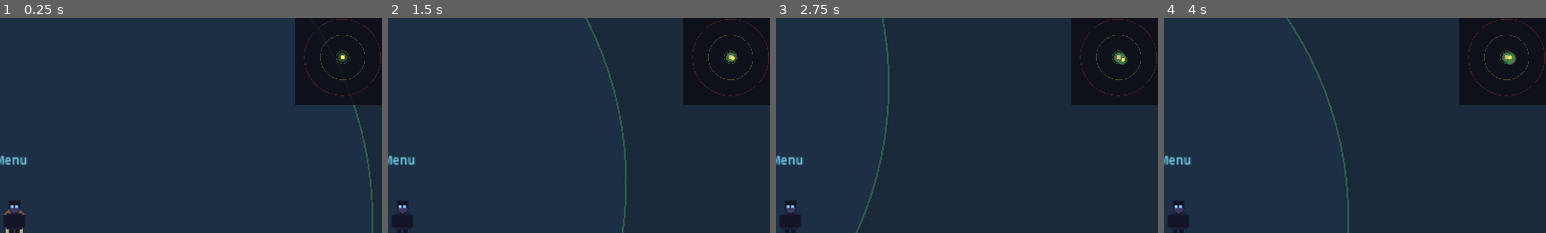
Above: before the commit, frames 1-4 (left to right).
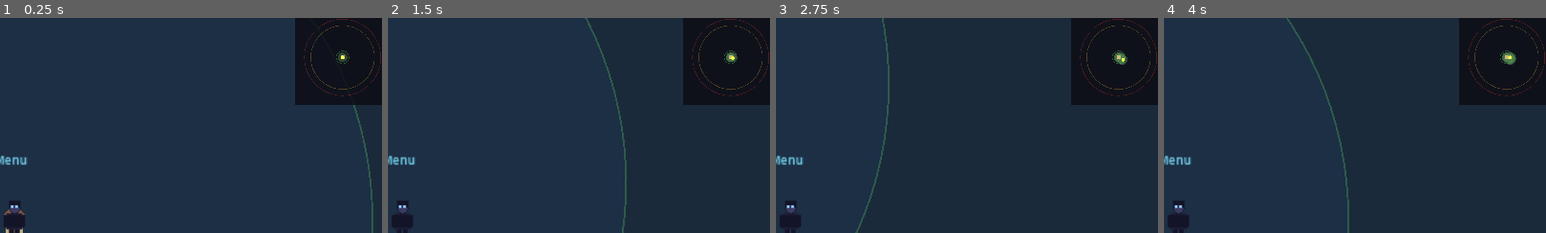
Above: after the commit, the same moments.

Repository: cbradshaw11/game-concept
Game: Godot game, scene res://scenes/world/world_scene.tscn
Same seed, same stepped clock (60 frames per second), same inputs: the game is played once before the commit and once after it.
Inputs (mouse positions are % of the whole screen's width and height, from its top left):
- Up to frame 1 (0.25 s): no input
- Up to frame 2 (1.5 s): tap Enter at 0.5 s; move the mouse to (72, 45) at 0.52 s; hold Right (ui_right) 0.53-1.28 s; tap Space (attack) at 0.6 s; click (72, 45) at 0.67 s; move the mouse to (30, 55) at 1.27 s; hold Down (ui_down) from 1.28 s (still down); tap R (attack_magic) at 1.35 s
- Up to frame 3 (2.75 s): move the mouse to (60, 28) at 2.02 s; release Down (ui_down) at 2.03 s; hold Right (ui_right) from 2.03 s (still down); tap Z (attack_melee) at 2.1 s
- Up to frame 4 (4 s): move the mouse to (45, 70) at 2.77 s; release Right (ui_right) at 2.78 s; hold Up (ui_up) 2.78-3.53 s; tap Q (attack_ranged) at 2.85 s; click (45, 70) at 2.92 s; move the mouse to (80, 65) at 3.52 s; hold Left (ui_left) from 3.53 s (still down); tap X (guard) at 3.6 s
The pictures show only the part of the screen within x 48-98%, y 3-53%; the shares and areas given below are measured in that part.

The runs differ from the first frame. In frame 1, 0.2% of the frame differs, in the area x 81-98%, y 3-34%; in frame 2, 0.2%; in frame 3, 0.2%; in frame 4, 0.2%.

Commit message:
fix: mid ring to 2000, clamp player dot to minimap bounds

Diff:
--- a/game/scenes/world/world_scene.gd
+++ b/game/scenes/world/world_scene.gd
@@ -568,7 +568,7 @@
 	zone_markers.add_child(sanctuary_fill)
 	# Draw colored ring outlines
 	_add_ring_outline(400.0, Color(0.4, 0.9, 0.4, 0.25))
-	_add_ring_outline(1400.0, Color(0.9, 0.7, 0.2, 0.25))
+	_add_ring_outline(2000.0, Color(0.9, 0.7, 0.2, 0.25))
 	_add_ring_outline(2400.0, Color(0.9, 0.2, 0.2, 0.25))
 
 func _add_ring_outline(radius: float, color: Color) -> void:
@@ -694,7 +694,7 @@
 	# Zone ring outlines
 	var rings := [
 		[400.0, Color(0.4, 0.9, 0.4, 0.3)],
-		[1400.0, Color(0.9, 0.7, 0.2, 0.3)],
+		[2000.0, Color(0.9, 0.7, 0.2, 0.3)],
 		[2400.0, Color(0.9, 0.2, 0.2, 0.3)],
 	]
 	for ring_data in rings:
@@ -705,8 +705,11 @@
 	control.draw_rect(Rect2(center - Vector2(3, 3), Vector2(6, 6)), Color(0.85, 0.75, 0.5, 0.9))
 
 	# Player dot
+	var dot_r: float = 3.0 * (map_size / 160.0)
 	var player_map_pos: Vector2 = (player.position - HOME_POS) * scale_factor + center
-	control.draw_circle(player_map_pos, 3.0 * (map_size / 160.0), Color(1.0, 1.0, 0.3, 1.0))
+	player_map_pos.x = clampf(player_map_pos.x, dot_r, map_size - dot_r)
+	player_map_pos.y = clampf(player_map_pos.y, dot_r, map_size - dot_r)
+	control.draw_circle(player_map_pos, dot_r, Color(1.0, 1.0, 0.3, 1.0))
 
 func _on_minimap_click(event: InputEvent) -> void:
 	if event is InputEventMouseButton and event.pressed and event.button_index == MOUSE_BUTTON_LEFT:
--- a/game/scripts/systems/world_manager.gd
+++ b/game/scripts/systems/world_manager.gd
@@ -4,7 +4,7 @@
 signal player_distance_changed(distance: float)
 
 const INNER_START := 400.0
-const MID_START := 1400.0
+const MID_START := 2000.0
 const OUTER_START := 2400.0
 
 var player_distance: float = 0.0:
